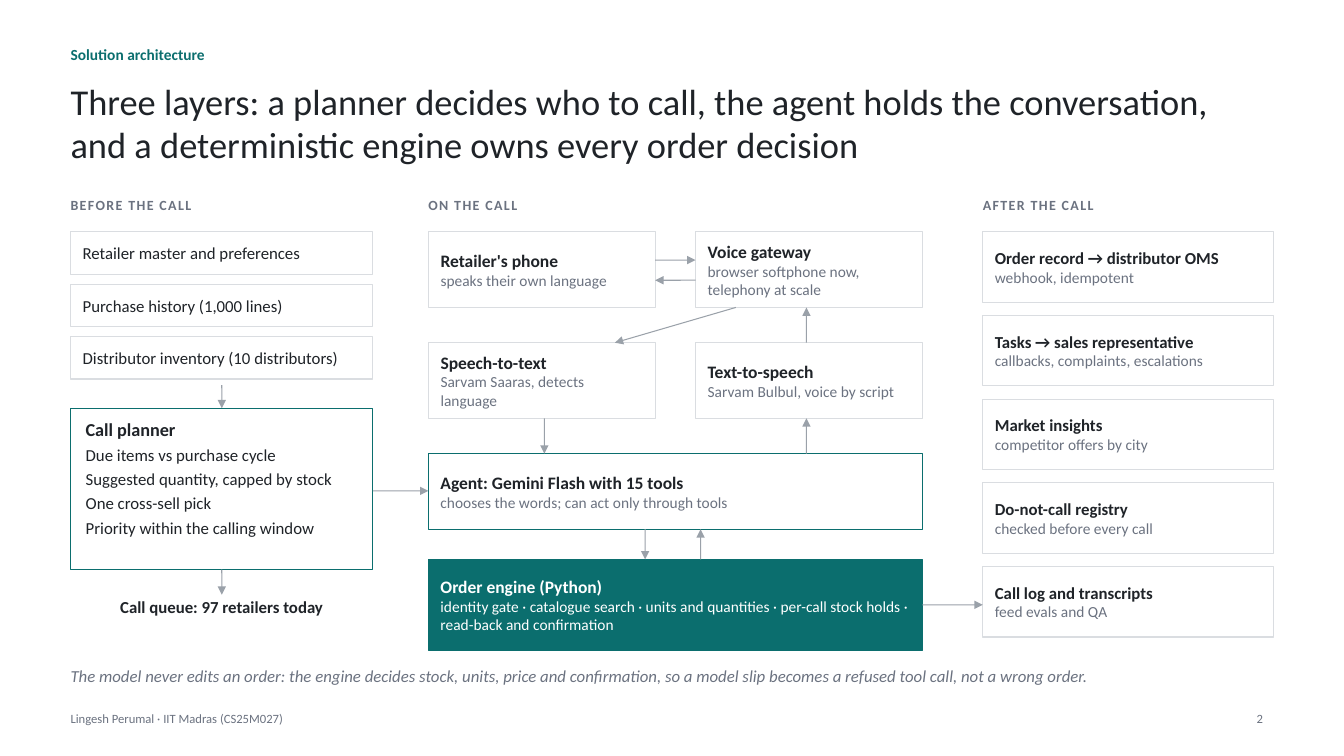
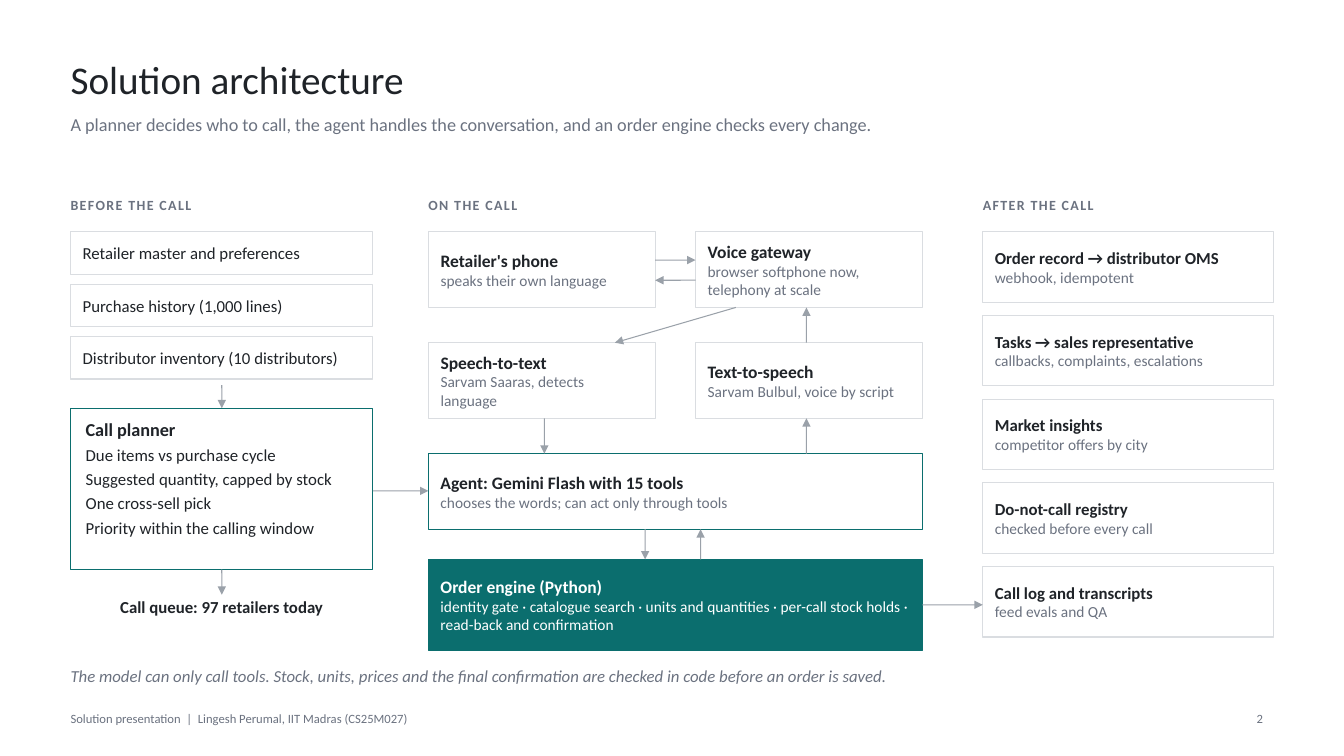
Before and after one commit to lingesh255/gt-voice, a slide deck: slide 2 of docs/solution-presentation.pptx. Drawn at 1344x756 pixels with LibreOffice and Linux fonts; fonts in the diff are those of the drawing. Boxes give left, top, right and bottom in pixels: in the first picture for what was removed or moved away, otherwise in the second. Text is boxed around its words. In the diff, an @@ line names an element or a change of style, - is before the commit and + after.

```diff
--- a/docs/solution-presentation.pptx
+++ b/docs/solution-presentation.pptx
@@ title "Solution architecture": place and size @@
-title "Solution architecture" at bbox=[71, 49, 204, 60]
+title "Solution architecture" at bbox=[71, 66, 404, 95]
@@ title "Solution architecture" at bbox=[71, 66, 404, 95]: size 11 to 28 pt, text colour #0B6E6E to #1F2328, bold off; less space between paragraphs @@
@@ text at bbox=[71, 118, 871, 134]: text changed; size 26 to 13 pt; text colour #1F2328 to #6B7280 @@
-Three layers: a planner decides who to call, the agent holds the conversation, and a deterministic engine owns every order decision
+A planner decides who to call, the agent handles the conversation, and an order engine checks every change.
@@ text at bbox=[71, 670, 886, 685]: text changed @@
-The model never edits an order: the engine decides stock, units, price and confirmation, so a model slip becomes a refused tool call, not a wrong order.
+The model can only call tools. Stock, units, prices and the final confirmation are checked in code before an order is saved.
@@ text at bbox=[71, 714, 408, 725]: text changed @@
-Lingesh Perumal · IIT Madras (CS25M027)
+Solution presentation | Lingesh Perumal, IIT Madras (CS25M027)
```
Also in this commit, not shown: 4 other slides changed, 5 other files.
